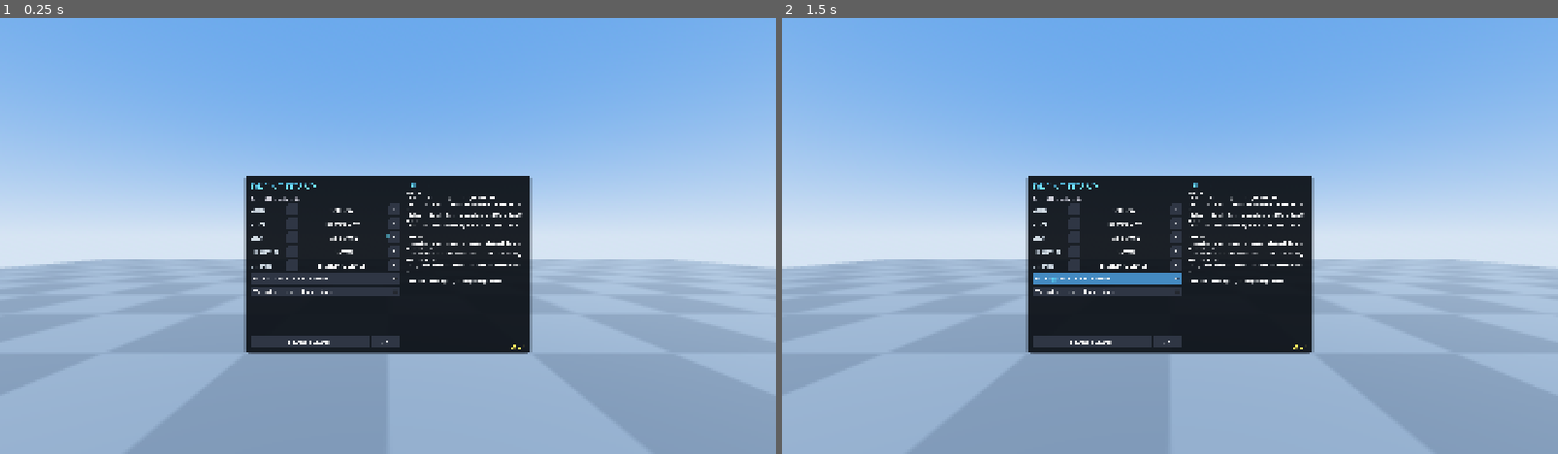
Above: before the commit, frames 1-2 (left to right).
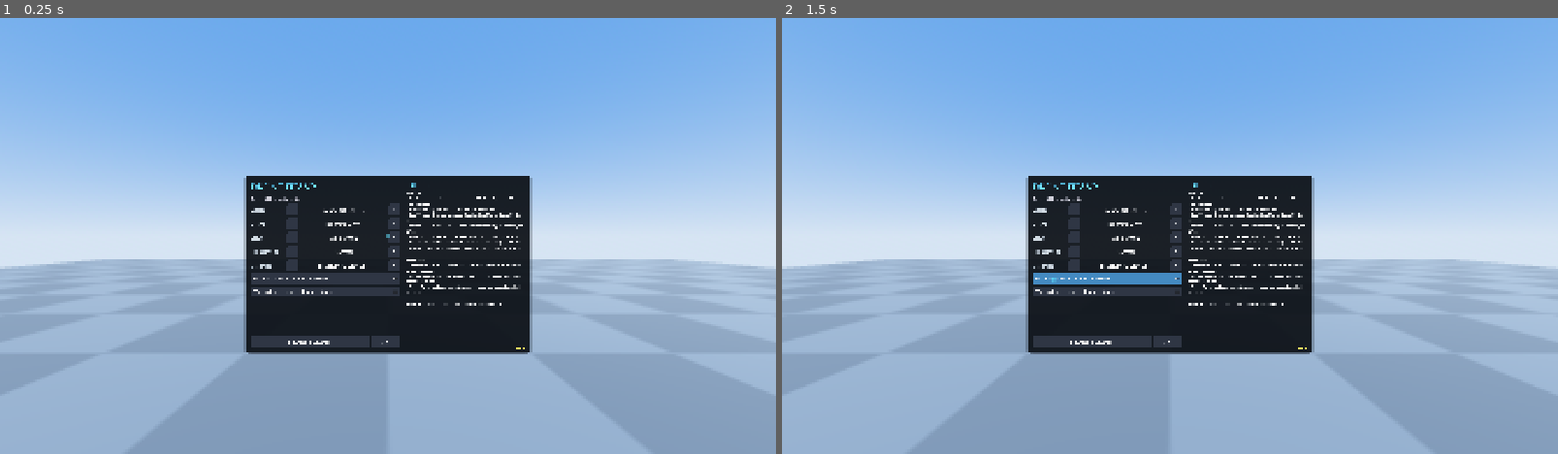
Above: after the commit, the same moments.

Repository: Dr-zalbone/Drone-FPV
Game: Godot game, scene res://scenes/main.tscn
Two runs of this game, one before a commit and one after it. Both use one fixed random seed, a clock stepped at 60 frames per second and the inputs below.
Inputs (mouse positions are in pixels of both pictures, inside the frame that each line leads up to):
- Up to frame 1 (0.25 s): no input
- Up to frame 2 (1.5 s): tap Enter at 0.5 s; move the mouse to (1340, 214) at 0.52 s; hold Right (roll_right) 0.53-1.25 s; tap M (cycle_flight_mode) at 0.6 s; click (1340, 214) at 0.67 s; tap R (reset_drone) at 1.25 s; drag from (1014, 257) to (1131, 323) at 1.27 s

The runs differ from the first frame. In frame 1, 0.8% of the frame differs, in the area x 41-68%, y 40-76%; in frame 2, 0.8%.

Commit message:
v3.0: Osaka downtown (night), Leipzig industrial area, Castle of Loarre
- Three new photogrammetry maps from Sketchfab (credits + licences in
  tools/sources.json, credits.json and README). All unshaded with a ground
  surround; triangle budgets for dense scans of small areas.
- Osaka is a night scan authored as a miniature: scaled x12, and the new
  per-map 'night' flag switches sky, fog, ambient and sun to night.
- The Skatepark scan was dropped: it is a single 6 m skate obstacle.
- fetch_sources.py retries dropped downloads; process_models accepts
  comma-separated name filters.

Co-Authored-By: Claude Opus 5.5 <noreply@anthropic.com>

Diff:
--- a/assets/credits.json
+++ b/assets/credits.json
@@ -1,4 +1,14 @@
 [
+  {
+    "kind": "map",
+    "id": "castle_of_loarre",
+    "title": "Castle Of Loarre",
+    "author": "matousekfoto",
+    "site": "Sketchfab",
+    "source_file": "castle_of_loarre_attribution-matousekfoto_on_sketchfab",
+    "license": "Sketchfab Free Standard",
+    "url": "https://sketchfab.com/3d-models/2876fc98a198429ca34ea7f0a2dae014"
+  },
   {
     "kind": "map",
     "id": "cathedral",
@@ -31,6 +41,16 @@
   },
   {
     "kind": "map",
+    "id": "leipzig_industrial_area",
+    "title": "Leipzig Industrial Area",
+    "author": "333DDD",
+    "site": "Sketchfab",
+    "source_file": "leipzig_industrial_area_attribution-333DDD_on_sketchfab",
+    "license": "CC BY 4.0",
+    "url": "https://sketchfab.com/3d-models/0f7a50194345495984458bb4c5e562ba"
+  },
+  {
+    "kind": "map",
     "id": "new_york_city_manhattan",
     "title": "New York City Manhattan",
     "author": "truekit",
@@ -38,5 +58,15 @@
     "source_file": "new_york_city._manhattan_attribiution-truekit_on_sketchfab",
     "license": "CC BY 4.0",
     "url": "https://sketchfab.com/3d-models/372bc495b3a941308f4a3198bc45e17b"
+  },
+  {
+    "kind": "map",
+    "id": "osaka_downtown",
+    "title": "Osaka Downtown",
+    "author": "matousekfoto",
+    "site": "Sketchfab",
+    "source_file": "osaka_downtown_attribution-matousekfoto_on_sketchfab",
+    "license": "CC BY 4.0",
+    "url": "https://sketchfab.com/3d-models/53e0980d555a4af6b921cc00c208e4a3"
   }
 ]
--- a/project.godot
+++ b/project.godot
@@ -12,7 +12,7 @@
 
 config/name="Drone FPV"
 config/description="Drone FPV VR simulator for Meta Quest 3S"
-config/version="0.2.1"
+config/version="3.0"
 run/main_scene="res://scenes/main.tscn"
 config/features=PackedStringArray("4.7", "Mobile")
 config/icon="res://icon.svg"
--- a/scripts/main.gd
+++ b/scripts/main.gd
@@ -23,6 +23,8 @@
 var _loading_path := ""
 var _xr: OpenXRInterface
 var _env: Environment
+var _sun: DirectionalLight3D
+var _night := false
 
 
 func _ready() -> void:
@@ -32,6 +34,8 @@
 		add_child(node)
 		if node is WorldEnvironment:
 			_env = (node as WorldEnvironment).environment
+		elif node is DirectionalLight3D:
+			_sun = node
 	_world = Node3D.new()
 	_world.name = "World"
 	_world.process_mode = Node.PROCESS_MODE_PAUSABLE
@@ -126,7 +130,7 @@
 	if _env:
 		_env.fog_enabled = _map != null
 		_env.fog_mode = Environment.FOG_MODE_DEPTH
-		_env.fog_light_color = WorldBuilder.FOG_COLOR
+		_env.fog_light_color = WorldBuilder.fog_color(_night)
 		_env.fog_density = 1.0
 		_env.fog_depth_begin = dist * 0.55
 		_env.fog_depth_end = dist
@@ -143,6 +147,7 @@
 func _enter_lobby() -> void:
 	state = State.MENU
 	get_tree().paused = false
+	_set_night(false)
 	_lobby = WorldBuilder.make_lobby()
 	_world.add_child(_lobby)
 	rig.enter_lobby(Transform3D.IDENTITY)
@@ -201,6 +206,7 @@
 		_lobby = null
 	_map = map
 	_map.name = "Map"
+	_set_night(entry.get("night", false))
 	if entry.get("facade_detail", false):
 		FacadeDetail.apply(_map)
 	elif entry.get("unshaded", false):
@@ -260,6 +266,12 @@
 	_apply_view_mode()
 	_set_mouse_for_ui(false)
 	rig.hud.toast("%s - %s" % [spec.display_name, GameEnums.FLIGHT_NAMES[_drone.flight_mode]], 3.0)
+
+
+func _set_night(night: bool) -> void:
+	_night = night
+	if _env and _sun:
+		WorldBuilder.apply_sky(_env, _sun, night)
 
 
 func _exit_to_menu() -> void:
--- a/scripts/world/world_builder.gd
+++ b/scripts/world/world_builder.gd
@@ -5,11 +5,31 @@
 const WORLD_MASK := 1
 ## Depth fog colour; also the sky's horizon and below-horizon colour.
 const FOG_COLOR := Color(0.72, 0.8, 0.9)
+## Night variant for maps scanned at night ("night": true in the manifest).
+const NIGHT_FOG_COLOR := Color(0.05, 0.07, 0.12)
+const NIGHT_SKY_TOP := Color(0.01, 0.015, 0.04)
+const DAY_SKY_TOP := Color(0.32, 0.52, 0.85)
+
+
+static func fog_color(night: bool) -> Color:
+	return NIGHT_FOG_COLOR if night else FOG_COLOR
+
+
+## Switches the shared sky, ambient light and sun between day and night.
+static func apply_sky(env: Environment, sun: DirectionalLight3D, night: bool) -> void:
+	var sky_mat := env.sky.sky_material as ProceduralSkyMaterial
+	sky_mat.sky_top_color = NIGHT_SKY_TOP if night else DAY_SKY_TOP
+	sky_mat.sky_horizon_color = fog_color(night)
+	sky_mat.ground_horizon_color = fog_color(night)
+	sky_mat.ground_bottom_color = fog_color(night)
+	sky_mat.sun_angle_max = 0.0 if night else 30.0
+	env.ambient_light_energy = 0.25 if night else 0.8
+	sun.light_energy = 0.12 if night else 1.1
 
 
 static func make_environment() -> Array[Node]:
 	var sky_mat := ProceduralSkyMaterial.new()
-	sky_mat.sky_top_color = Color(0.32, 0.52, 0.85)
+	sky_mat.sky_top_color = DAY_SKY_TOP
 	sky_mat.sky_horizon_color = Color(0.72, 0.8, 0.9)
 	# Below the horizon the sky shows past the camera's far plane (beyond the
 	# fogged map / surround plane), so it uses the fog colour: no grey band.
--- a/tools/sources.json
+++ b/tools/sources.json
@@ -30,5 +30,29 @@
     "author": "aurelien_martel",
     "license": "CC BY 4.0",
     "url": "https://sketchfab.com/3d-models/07dfe01fb78c441db081646ff4c1d9e0"
+  },
+  {
+    "file": "osaka_downtown_attribution-matousekfoto_on_sketchfab.glb",
+    "uid": "53e0980d555a4af6b921cc00c208e4a3",
+    "title": "Osaka downtown",
+    "author": "matousekfoto",
+    "license": "CC BY 4.0",
+    "url": "https://sketchfab.com/3d-models/53e0980d555a4af6b921cc00c208e4a3"
+  },
+  {
+    "file": "leipzig_industrial_area_attribution-333DDD_on_sketchfab.glb",
+    "uid": "0f7a50194345495984458bb4c5e562ba",
+    "title": "Leipzig industrial area",
+    "author": "333DDD",
+    "license": "CC BY 4.0",
+    "url": "https://sketchfab.com/3d-models/0f7a50194345495984458bb4c5e562ba"
+  },
+  {
+    "file": "castle_of_loarre_attribution-matousekfoto_on_sketchfab.glb",
+    "uid": "2876fc98a198429ca34ea7f0a2dae014",
+    "title": "Castle of Loarre",
+    "author": "matousekfoto",
+    "license": "Sketchfab Free Standard",
+    "url": "https://sketchfab.com/3d-models/2876fc98a198429ca34ea7f0a2dae014"
   }
 ]
Not shown, added: assets/maps/castle_of_loarre.glb
Not shown, added: assets/maps/castle_of_loarre.glb.import
Binary file added: assets/maps/castle_of_loarre_Material_u1_v1_baseColor.webp
Not shown, added: assets/maps/castle_of_loarre_Material_u1_v1_baseColor.webp.import
Not shown, added: assets/maps/leipzig_industrial_area.glb
Not shown, added: assets/maps/leipzig_industrial_area.glb.import
Binary file added: assets/maps/leipzig_industrial_area_material0_baseColor.webp
Not shown, added: assets/maps/leipzig_industrial_area_material0_baseColor.webp.import
Binary file added: assets/maps/leipzig_industrial_area_material1_baseColor.webp
Not shown, added: assets/maps/leipzig_industrial_area_material1_baseColor.webp.import
Binary file added: assets/maps/leipzig_industrial_area_material2_baseColor.webp
Not shown, added: assets/maps/leipzig_industrial_area_material2_baseColor.webp.import
(and 7 more such lines)
